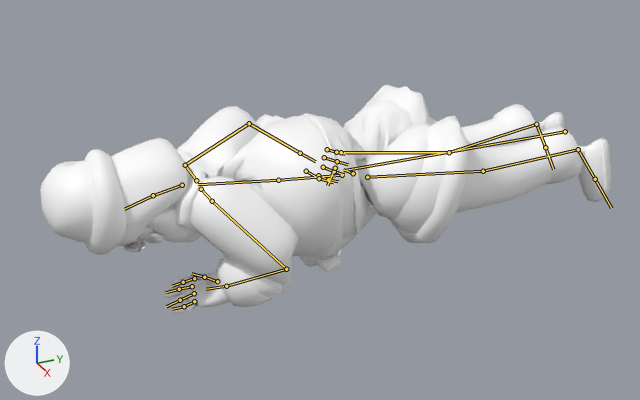
What one commit did to the glTF model 8thwall-test/assets/Santa.glb.
One viewpoint serves both versions: a 50 mm lens placed at (2.352, -2.013, 1.089), pointed at (-0.026, -0.943, -0.1). Lighting does not change. The marker at lower left points along +X, +Y and +Z. The first picture is the older version. Both versions are drawn at frame 51 of the action 'Santa_WaveHello'; the numbers are the values there. The bones that change, and the others that lie on the model, are drawn over the model as lines.

Names of what the first picture shows: 'Santa_Beard_001', 'Santa_Body_01', 'Santa_Coat_001', 'Santa_Face_Happy_001', 'Santa_Glasses_001', 'Santa_Glasses_002', 'Santa_Glasses_004', 'Santa_Gloves_001', 'Santa_Hair_001', 'Santa_Hat_001', 'Santa_Mustache_001', 'Santa_Pants_001', 'Santa_Shoes_001'.
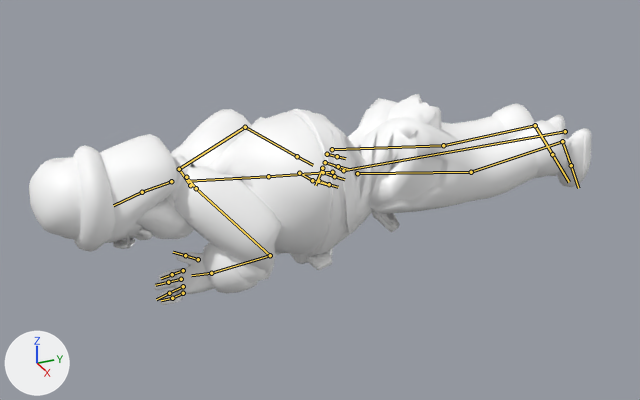
What the commit changed:
Bone 'Hips' (bone_hips) moves from (0.009, -0.031, -0.003) to (0.0, 0.0, 0.0).
Bone 'LeftUpLeg' (bone_leftupleg) moves from (0.001, 0.001, -0.196) to (0.0, 0.0, 0.0).
Bone 'LeftShoulder' (bone_leftshoulder) moves from (0.001, -0.064, -0.009) to (0.0, 0.0, 0.0).
Bone 'LeftHandIndex1' (bone_lefthandindex1) moves from (-0.006, 0.005, 0.023) to (0.0, 0.0, 0.0).
Bone 'LeftHandMiddle1' (bone_lefthandmiddle1) moves from (-0.004, 0.002, 0.027) to (0.0, 0.0, 0.0).
Bone 'LeftHandPinky1' (bone_lefthandpinky1) moves from (-0.001, 0.003, 0.024) to (0.0, 0.0, 0.0).
Bone 'LeftHandRing1' (bone_lefthandring1) moves from (-0.004, 0.005, 0.031) to (0.0, 0.0, 0.0).
Bone 'LeftHandThumb1' (bone_lefthandthumb1) moves from (0.039, -0.014, -0.013) to (0.0, 0.0, 0.0).
Bone 'RightShoulder' (bone_rightshoulder) moves from (-0.001, -0.064, -0.009) to (0.0, 0.0, 0.0).
Bone 'RightHandIndex1' (bone_righthandindex1) moves from (0.006, 0.005, 0.023) to (0.0, 0.0, 0.0).
Bone 'RightHandMiddle1' (bone_righthandmiddle1) moves from (0.004, 0.002, 0.027) to (0.0, 0.0, 0.0).
Bone 'RightHandPinky1' (bone_righthandpinky1) moves from (0.001, 0.003, 0.024) to (0.0, 0.0, 0.0).
Bone 'RightHandRing1' (bone_righthandring1) moves from (0.004, 0.005, 0.031) to (0.0, 0.0, 0.0).
Bone 'RightHandThumb1' (bone_righthandthumb1) moves from (-0.039, -0.014, -0.013) to (0.0, 0.0, 0.0).
Bone 'RightUpLeg' (bone_rightupleg) moves from (-0.001, 0.001, -0.196) to (0.0, 0.0, 0.0).

Location of each change, [x1, y1, x2, y2] in pixels of the pictures (640 x 400 px):
'Santa_Coat_001', posed (6% narrower, 10% shorter): before [174, 85, 470, 307]; after [165, 94, 442, 294]
'Santa_Pants_001', posed: before [323, 99, 582, 236]; after [313, 98, 567, 235]
'Santa_Hat_001', posed: before [40, 149, 127, 255]; after [29, 145, 115, 252]
'Santa_Body_01', posed (mostly hidden): before [131, 114, 603, 309]; after [121, 108, 585, 301]
'Santa_Hair_001', posed: before [111, 138, 188, 245]; after [100, 134, 177, 242]
'Santa_Shoes_001', posed: before [536, 112, 611, 202]; after [547, 115, 592, 187]
'Santa_Gloves_001', posed: before [164, 268, 230, 314]; after [154, 252, 215, 305]
'Santa_Beard_001', posed (7% wider): before [147, 204, 201, 243]; after [136, 199, 194, 239]
'Santa_Mustache_001', posed: before [145, 233, 164, 244]; after [134, 229, 153, 240]
'Santa_Glasses_002', posed: before [124, 241, 146, 252]; after [113, 238, 135, 248]
'Santa_Glasses_001', posed: before [126, 236, 144, 252]; after [115, 232, 132, 249]
'Santa_Face_Happy_001', posed: before [120, 240, 137, 246]; after [108, 236, 126, 243]
'Santa_Glasses_004', posed: before [128, 242, 143, 249]; after [117, 239, 132, 245]
bone 'Hips', root to tip: before (353, 173) to (343, 169); after (343, 170) to (334, 166)
bone 'LeftUpLeg', root to tip: before (341, 152) to (449, 152); after (357, 173) to (471, 172)
bone 'LeftShoulder', root to tip: before (196, 180) to (185, 165); after (190, 185) to (179, 169)
bone 'LeftHandIndex1', root to tip: before (318, 175) to (328, 179); after (318, 180) to (329, 184)
bone 'LeftHandMiddle1', root to tip: before (323, 167) to (334, 171); after (323, 172) to (334, 176)
bone 'LeftHandPinky1', root to tip: before (327, 149) to (336, 152); after (327, 154) to (337, 156)
bone 'LeftHandRing1', root to tip: before (324, 157) to (337, 161); after (325, 162) to (338, 166)
bone 'LeftHandThumb1', root to tip: before (306, 171) to (319, 178); after (299, 173) to (312, 180)
bone 'RightShoulder', root to tip: before (201, 189) to (212, 201); after (186, 177) to (196, 188)
bone 'RightHandIndex1', root to tip: before (194, 278) to (183, 282); after (183, 270) to (172, 274)
bone 'RightHandMiddle1', root to tip: before (192, 286) to (179, 289); after (181, 279) to (168, 282)
bone 'RightHandPinky1', root to tip: before (194, 301) to (184, 306); after (183, 293) to (172, 298)
bone 'RightHandRing1', root to tip: before (194, 293) to (180, 300); after (183, 286) to (169, 293)
bone 'RightHandThumb1', root to tip: before (217, 281) to (204, 277); after (198, 259) to (185, 255)
bone 'RightUpLeg', root to tip: before (367, 177) to (483, 171); after (332, 149) to (443, 145)
